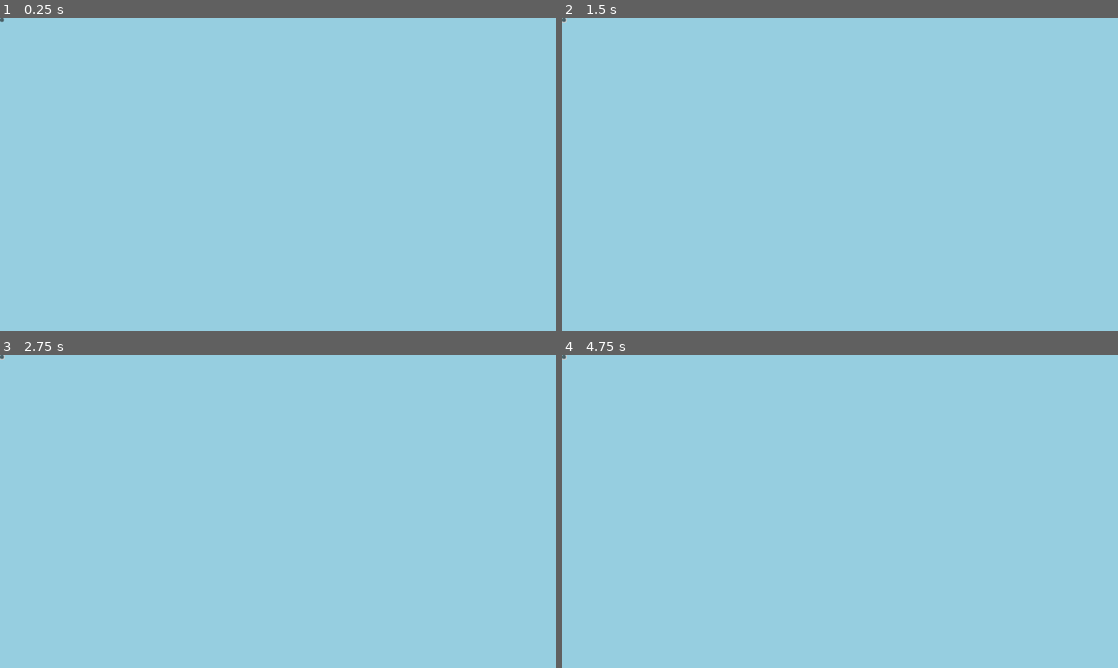
Above: before the commit, frames 1-4 (two rows, left to right).
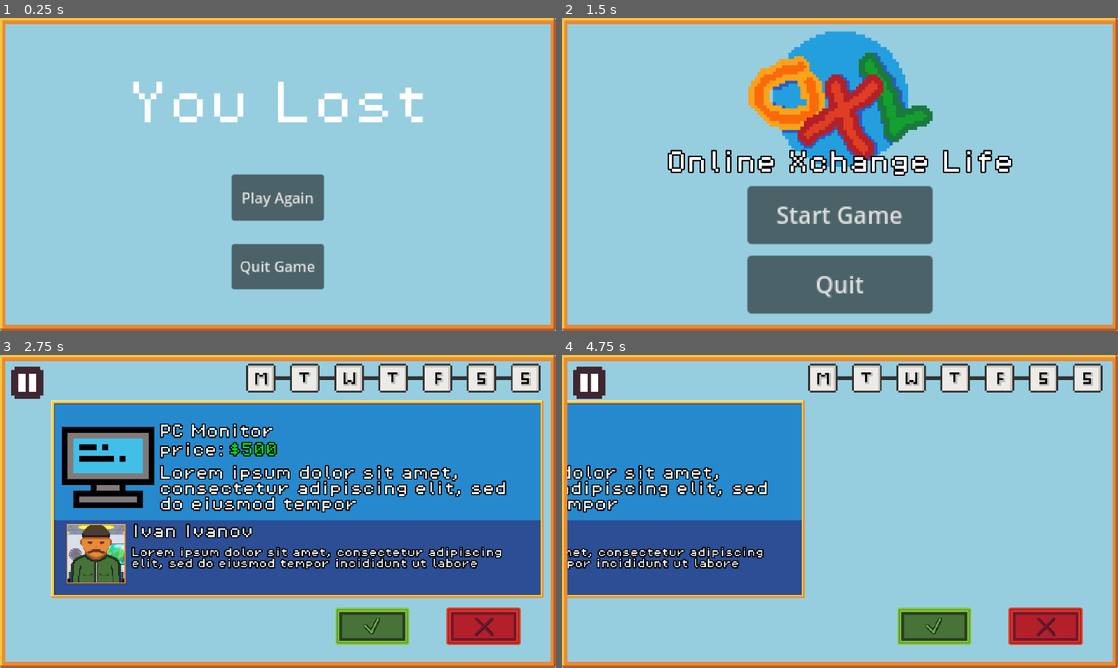
Above: after the commit, the same moments.

Repository: MartinR260/HackTUES11KVK
Game: Godot game, scene res://LoseMenu.tscn
The game is run twice, just before and just after one commit, with the same random seed, the same clock (stepped at 60 frames per second) and the same inputs. This scene is started directly instead of the project's main scene. Sound files missing from this copy of the repository are replaced by a short silence.
Inputs (mouse positions are in pixels of both pictures, inside the frame that each line leads up to):
- Up to frame 1 (0.25 s): no input
- Up to frame 2 (1.5 s): click (562, 21) at 0.52 s; click (840, 196) at 1.25 s, where only the run after the commit has a clickable "Play Again"
- Up to frame 3 (2.75 s): click (278, 552) at 2 s, where only the run after the commit has a clickable "Start Game"
- Up to frame 4 (4.75 s): click (934, 627) at 2.77 s; click (934, 627) at 3.52 s; click (1045, 627) at 4.27 s

The runs differ from the first frame. In frame 1, 12% of the frame differs, in the area x 0-100%, y 0-100%; in frame 2, 30%; in frame 3, 70%; in frame 4, 40%.
Error in both runs: Invalid access to property or key 'money' on a base object of type 'Nil'. (res://MainLoop.gd:50)

Commit message:
Added Lose Menu

Diff:
--- a/hacktues11/CreditMenu.tscn
+++ b/hacktues11/CreditMenu.tscn
@@ -1,8 +1,9 @@
-[gd_scene load_steps=8 format=3 uid="uid://chketbhut3wqh"]
+[gd_scene load_steps=9 format=3 uid="uid://chketbhut3wqh"]
 
 [ext_resource type="Script" uid="uid://b68kabrkech7r" path="res://CreditMenu.gd" id="1_kmcdu"]
 [ext_resource type="Texture2D" uid="uid://443xejgjjxlf" path="res://assets/yellow_button.png" id="1_nsuqd"]
 [ext_resource type="PackedScene" uid="uid://tarpkya5hskk" path="res://PauseButton.tscn" id="1_xy84p"]
+[ext_resource type="Texture2D" uid="uid://cyjv8d4ucqr4" path="res://assets/background_frame.png" id="2_px004"]
 [ext_resource type="Texture2D" uid="uid://dfrjuximsgnhn" path="res://assets/red button.png" id="3_bbn7m"]
 [ext_resource type="Texture2D" uid="uid://b6i6wqvl7ifs6" path="res://assets/red_button_press.png" id="4_kmcdu"]
 [ext_resource type="Texture2D" uid="uid://cqgfornebtf67" path="res://assets/wheel.png" id="5_l8crg"]
@@ -18,6 +19,13 @@
 offset_right = 1181.0
 offset_bottom = 1042.0
 color = Color(0.588235, 0.807843, 0.878431, 1)
+
+[node name="TextureRect3" type="TextureRect" parent="."]
+offset_left = -384.0
+offset_top = -216.0
+offset_right = 384.0
+offset_bottom = 216.0
+texture = ExtResource("2_px004")
 
 [node name="Camera2D" type="Camera2D" parent="."]
 zoom = Vector2(1.5, 1.5)
@@ -52,6 +60,10 @@
 anchors_preset = 0
 anchor_right = 0.0
 anchor_bottom = 0.0
+offset_left = 8.0
+offset_top = 8.0
+offset_right = 8.0
+offset_bottom = 8.0
 grow_horizontal = 1
 grow_vertical = 1
 size_flags_horizontal = 0
--- /dev/null
+++ b/hacktues11/LoseMenu.gd
@@ -0,0 +1,9 @@
+extends Node2D
+
+
+func _on_play_again_button_up() -> void:
+	get_tree().change_scene_to_file("res://MainMenu.tscn")
+
+
+func _on_quit_button_up() -> void:
+	get_tree().quit()
--- a/hacktues11/LoseMenu.tscn
+++ b/hacktues11/LoseMenu.tscn
@@ -1,15 +1,56 @@
-[gd_scene format=3 uid="uid://dlh7qxp5pgxty"]
+[gd_scene load_steps=5 format=3 uid="uid://dlh7qxp5pgxty"]
+
+[ext_resource type="Texture2D" uid="uid://cyjv8d4ucqr4" path="res://assets/background_frame.png" id="1_82euw"]
+[ext_resource type="Script" uid="uid://blfg6iiecsrpy" path="res://LoseMenu.gd" id="1_yktym"]
+[ext_resource type="FontFile" uid="uid://dcdwrx3jwgat" path="res://assets/fonts/PixelOperator8.ttf" id="2_matxg"]
+
+[sub_resource type="LabelSettings" id="LabelSettings_yktym"]
+font = ExtResource("2_matxg")
+font_size = 64
 
 [node name="LoseMenu" type="Node2D"]
+script = ExtResource("1_yktym")
 
 [node name="ColorRect" type="ColorRect" parent="."]
 z_index = -1
-offset_left = -1008.0
-offset_top = -768.0
-offset_right = 1157.0
-offset_bottom = 770.0
+offset_left = -1064.0
+offset_top = -792.0
+offset_right = 1101.0
+offset_bottom = 746.0
 color = Color(0.588235, 0.807843, 0.878431, 1)
 
-[node name="Button" type="Button" parent="."]
-offset_right = 8.0
-offset_bottom = 8.0
+[node name="TextureRect3" type="TextureRect" parent="."]
+offset_left = -384.0
+offset_top = -216.0
+offset_right = 384.0
+offset_bottom = 216.0
+texture = ExtResource("1_82euw")
+
+[node name="Play Again" type="Button" parent="."]
+offset_left = -64.0
+offset_right = 38.0
+offset_bottom = 51.0
+scale = Vector2(1.25, 1.25)
+text = "Play Again"
+
+[node name="Quit" type="Button" parent="."]
+offset_left = -64.0
+offset_top = 96.0
+offset_right = 38.0
+offset_bottom = 146.0
+scale = Vector2(1.25, 1.25)
+text = "Quit Game"
+
+[node name="Camera2D" type="Camera2D" parent="."]
+zoom = Vector2(1.5, 1.5)
+
+[node name="Label" type="Label" parent="Camera2D"]
+offset_left = -208.0
+offset_top = -128.0
+offset_right = 208.0
+offset_bottom = -64.0
+text = "You Lost"
+label_settings = SubResource("LabelSettings_yktym")
+
+[connection signal="button_up" from="Play Again" to="." method="_on_play_again_button_up"]
+[connection signal="button_up" from="Quit" to="." method="_on_quit_button_up"]
Not shown, added: hacktues11/LoseMenu.gd.uid
